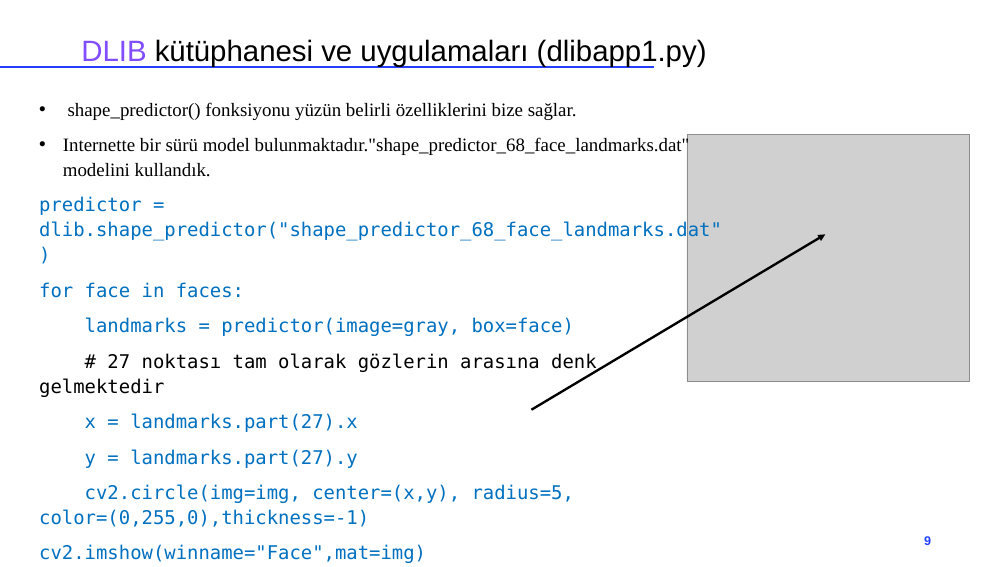
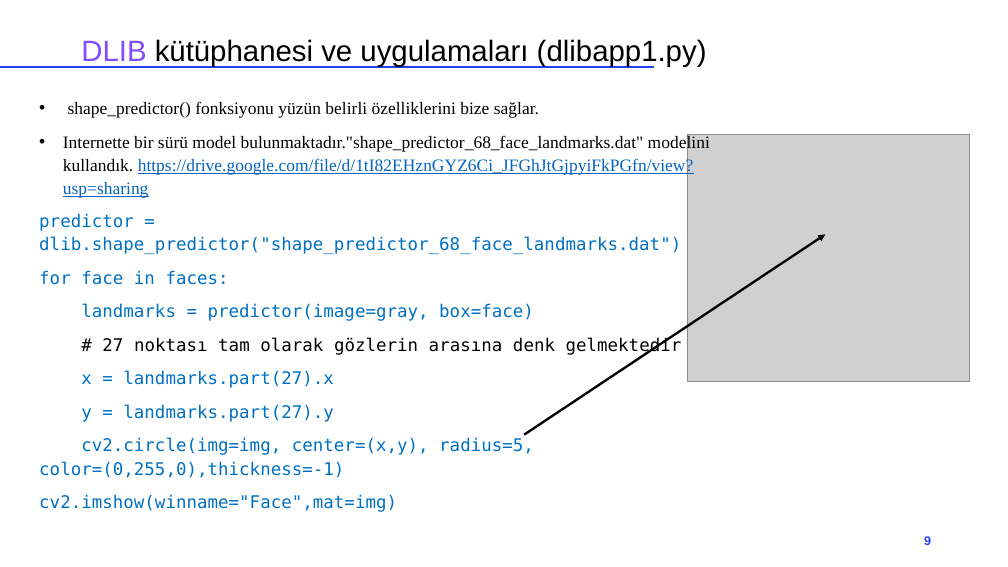
Before and after one commit to akaraci/DerinOgrenmeGercekZamanliSistemler, a slide deck: slide 9 of Sunumlar/Sunum-1.pptx. Drawn at 1008x567 pixels with LibreOffice and Linux fonts; fonts in the diff are those of the drawing; grey boxes stand for pictures. Boxes give left, top, right and bottom in pixels: in the first picture for what was removed or moved away, otherwise in the second. Text is boxed around its words. In the diff, an @@ line names an element or a change of style, - is before the commit and + after.

```diff
--- a/Sunumlar/Sunum-1.pptx
+++ b/Sunumlar/Sunum-1.pptx
@@ text at [39, 101, 682, 512]: size 18 to 16.6 pt in "shape_predictor() fonksiyonu yüzün belirli özelliklerini biz ...", "predictor = dlib.shape_predictor("shape_predictor_68_face_la ...", "for face in faces:", "landmarks = predictor(image=gray, box=face)" and 5 more places @@
@@ text at [63, 134, 710, 198]: text changed; size 18 to 16.6 pt @@
-• Internette bir sürü model bulunmaktadır."shape_predictor_68_face_landmarks.dat" modelini kullandık.
+• Internette bir sürü model bulunmaktadır."shape_predictor_68_face_landmarks.dat" modelini kullandık. https://drive.google.com/file/d/1tI82EHznGYZ6Ci_JFGhJtGjpyiFkPGfn/view?usp=sharing
@@ arrow moved from (532, 410) - (826, 234) to (524, 435) - (826, 234) @@
```
Also in this commit, not shown: 3 other slides changed.
